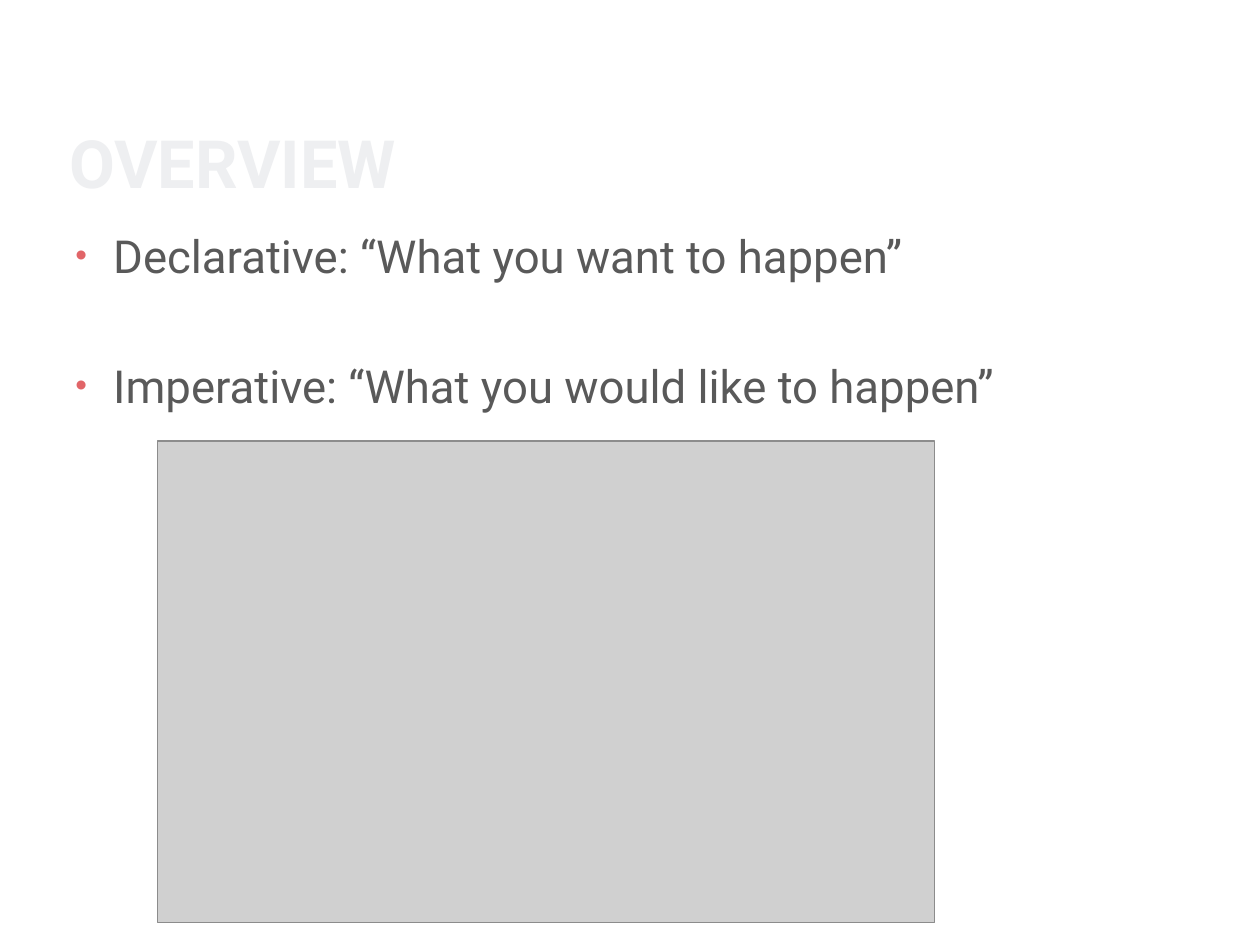
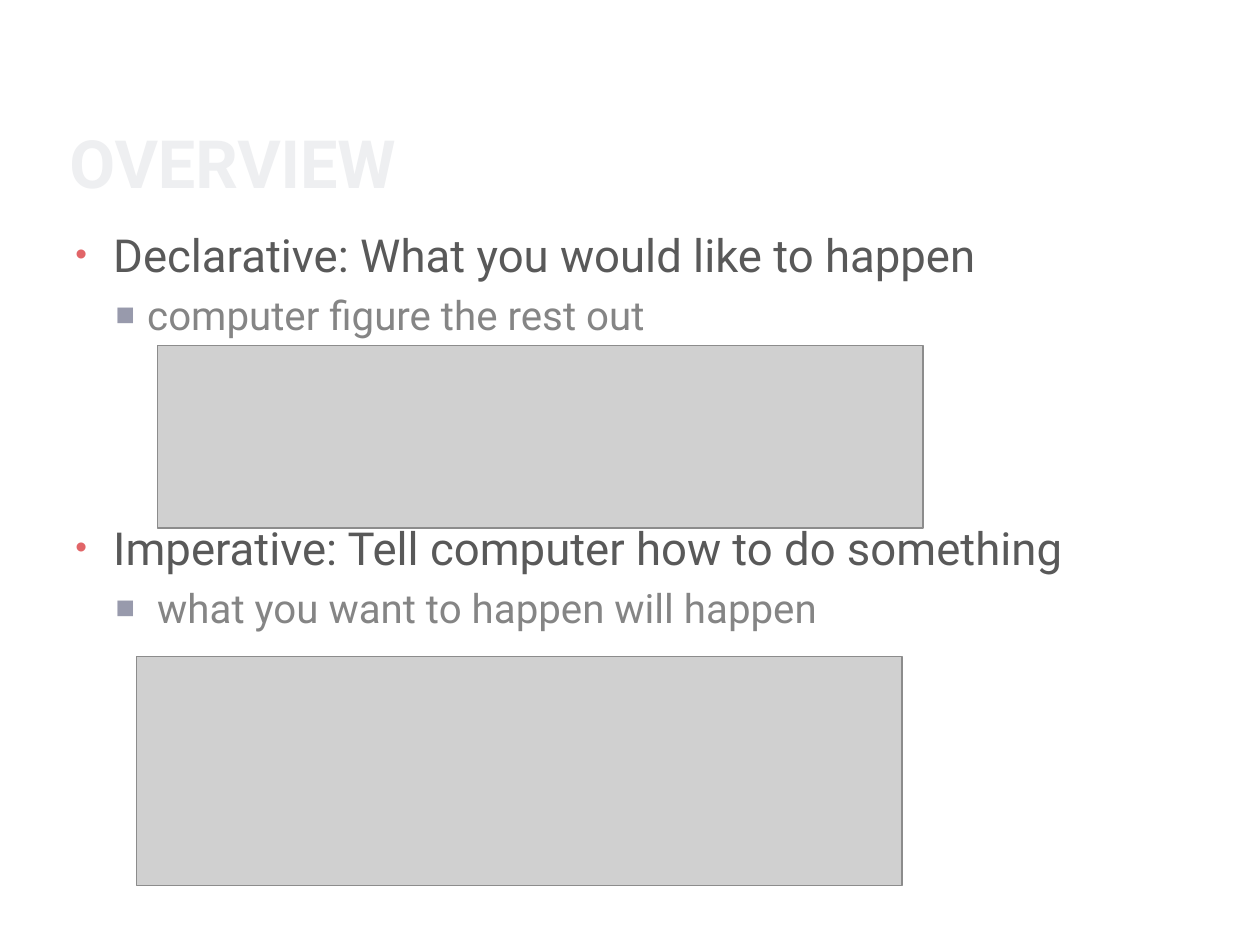
Before and after one commit to gibson-wong/AngularJS-Project, a slide deck: slide 4 of AngularJS.pptx. Drawn at 1260x945 pixels with LibreOffice and Linux fonts; fonts in the diff are those of the drawing; grey boxes stand for pictures; background and template pictures are left out. Boxes give left, top, right and bottom in pixels: in the first picture for what was removed or moved away, otherwise in the second. Text is boxed around its words. In the diff, an @@ line names an element or a change of style, - is before the commit and + after.

```diff
--- a/AngularJS.pptx
+++ b/AngularJS.pptx
@@ text at (x1=113, y1=238, x2=1062, y2=632): text changed @@
-• Declarative: “What you want to happen”
-• Imperative: “What you would like to happen”
+• Declarative: What you would like to happen
+  ■ computer figure the rest out
+• Imperative: Tell computer how to do something
+  ■ what you want to happen will happen
@@ picture added at (x1=158, y1=345, x2=924, y2=528) @@
@@ picture removed at (x1=158, y1=441, x2=935, y2=922) @@
@@ picture added at (x1=136, y1=656, x2=902, y2=886) @@
```
Also in this commit, not shown: 4 other slides changed, 1 other file.
